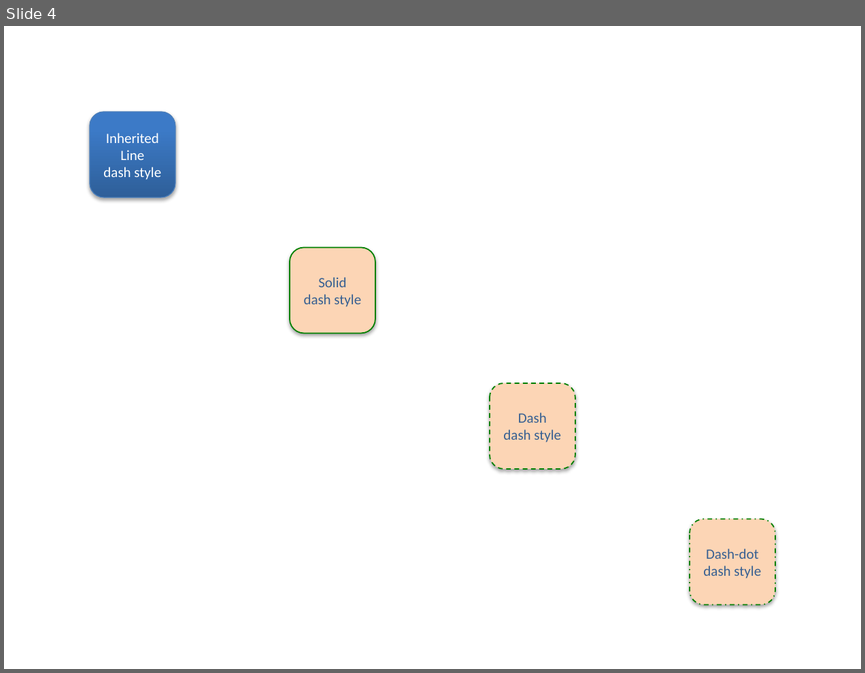
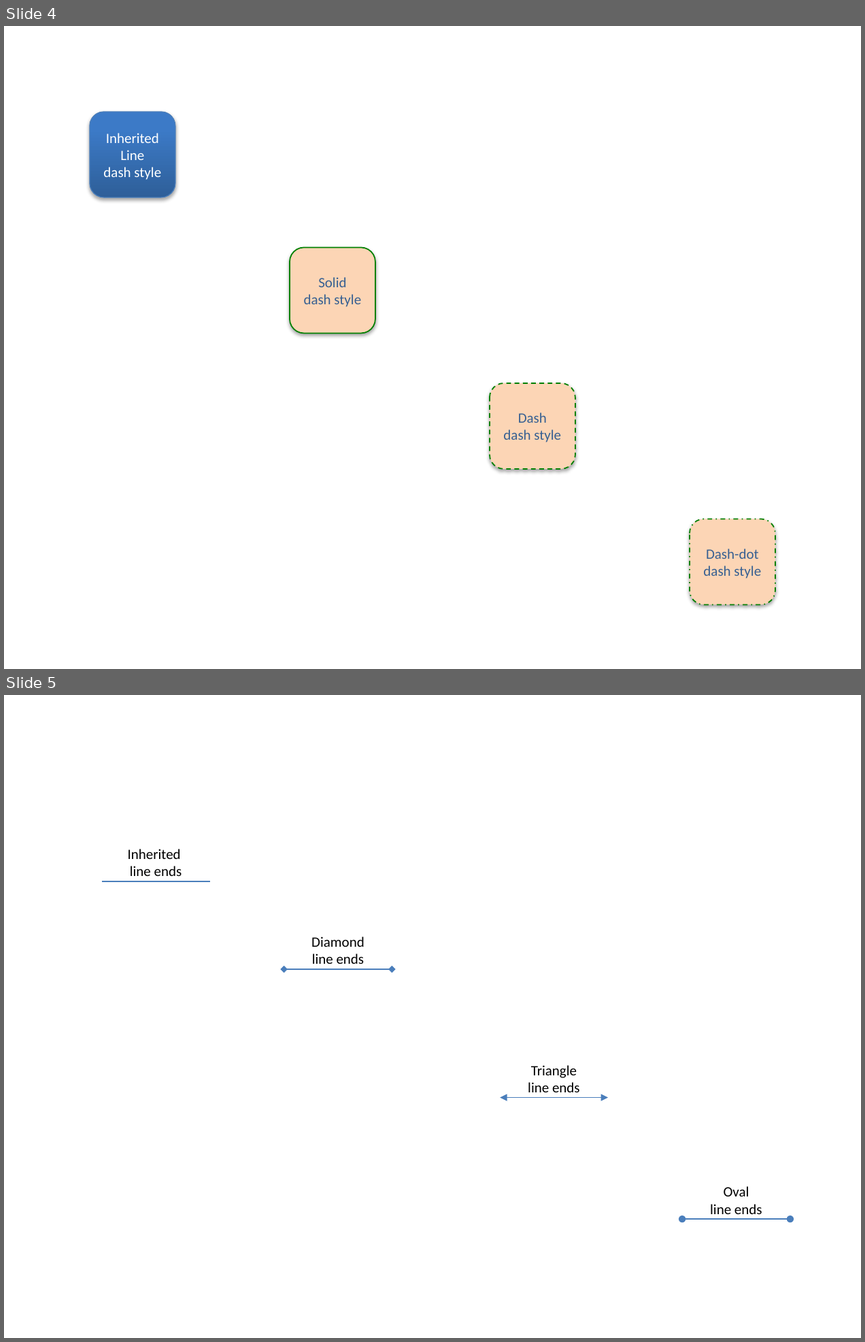
Before and after one commit to auxi-ai/python_pptx_auxi, a slide deck: features/steps/test_files/dml-line.pptx. Shown one above the other, each under a label of ours: slide 4 before the commit, slides 4 and 5 after it. The pictures are 865x673 and 865x1342 pixels, drawn with LibreOffice and Linux fonts; fonts in the diff are those of the drawing. Boxes give left, top, right and bottom in pixels: in the first picture for what was removed or moved away, otherwise in the second. Text is boxed around its words. In the diff, an @@ line names an element or a change of style, - is before the commit and + after.

```diff
--- a/features/steps/test_files/dml-line.pptx
+++ b/features/steps/test_files/dml-line.pptx
@@ slide 5 added at (x1=4, y1=695, x2=861, y2=1338), background #FFFFFF @@
@@ text added at (x1=128, y1=849, x2=182, y2=876), 12 pt, text #000000 @@
+Inherited
+line ends
@@ line added from (102, 882) to (209, 882), #4B7EBC 0.75 pt @@
@@ text added at (x1=311, y1=936, x2=364, y2=964), 12 pt, text #000000 @@
+Diamond
+line ends
@@ double arrow added from (284, 969) to (392, 969), #4B7EBC 0.75 pt @@
@@ text added at (x1=528, y1=1065, x2=580, y2=1092), 12 pt, text #000000 @@
+Triangle
+line ends
@@ double arrow added from (500, 1097) to (608, 1097), #4B7EBC 0.75 pt @@
@@ text added at (x1=710, y1=1186, x2=762, y2=1214), 12 pt, text #000000 @@
+Oval
+line ends
@@ double arrow added from (682, 1219) to (789, 1219), #4B7EBC 0.75 pt @@
```
Also in this commit, not shown: 13 other files.
